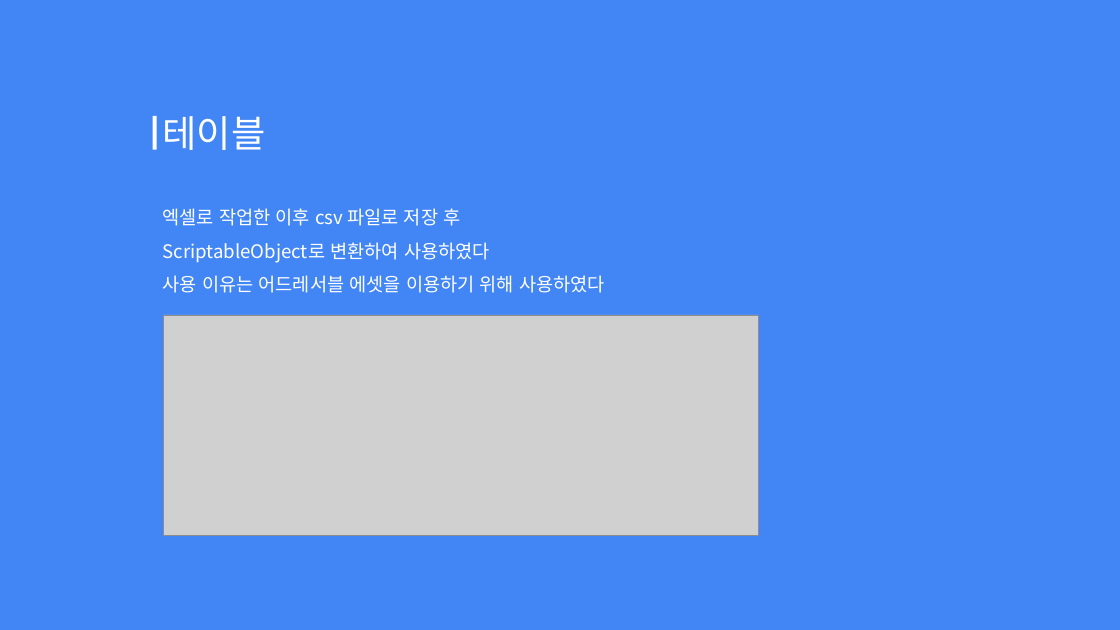
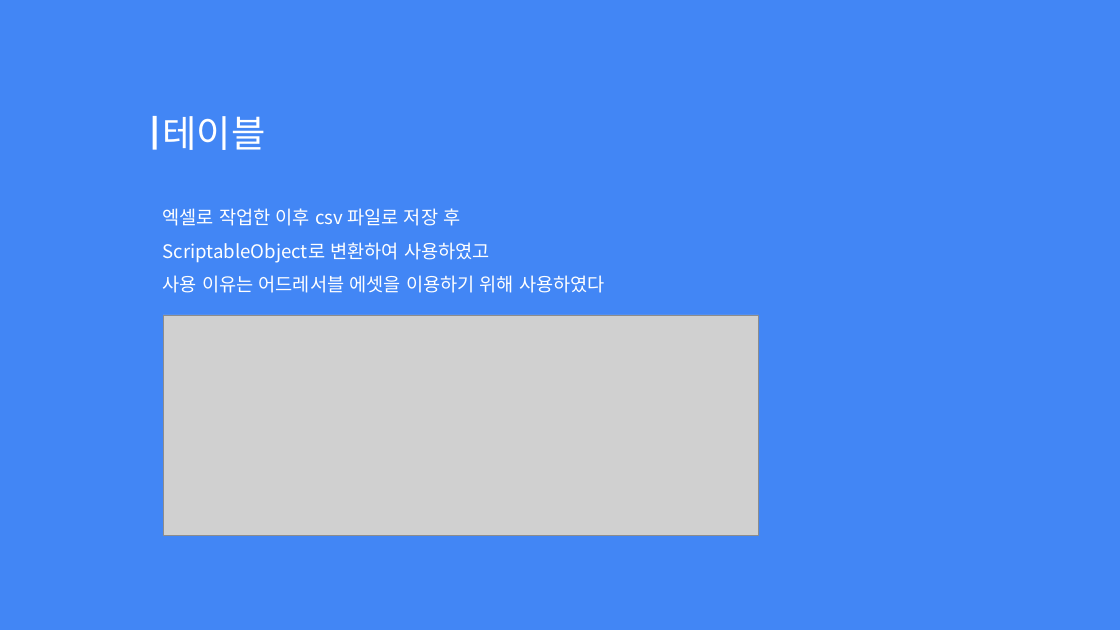
Before and after one commit to Hoyeom/CS-ClickerGame, a slide deck: slide 11 of Documents/TabHero.pptx. Drawn at 1120x630 pixels with LibreOffice and Linux fonts; fonts in the diff are those of the drawing; grey boxes stand for pictures. Boxes give left, top, right and bottom in pixels: in the first picture for what was removed or moved away, otherwise in the second. Text is boxed around its words. In the diff, an @@ line names an element or a change of style, - is before the commit and + after.

```diff
--- a/Documents/TabHero.pptx
+++ b/Documents/TabHero.pptx
@@ text at [163, 242, 490, 263]: text changed @@
-ScriptableObject로 변환하여 사용하였다
+ScriptableObject로 변환하여 사용하였고
```
Also in this commit, not shown: 1 other slide changed, 5 other files.
